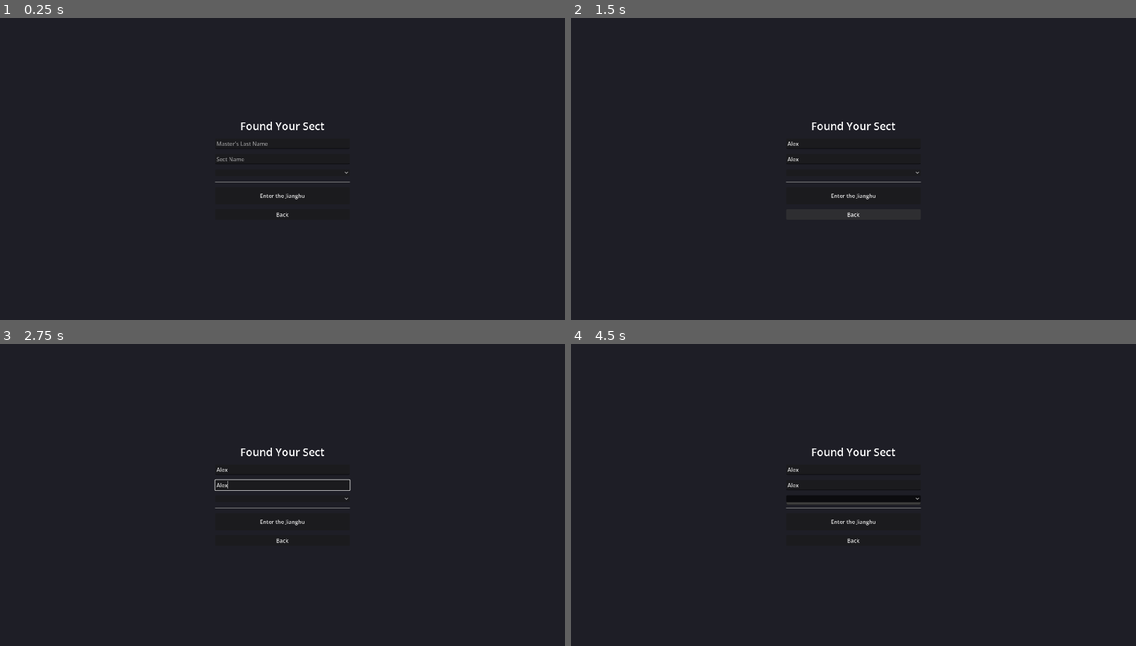
Above: before the commit, frames 1-4 (two rows, left to right).
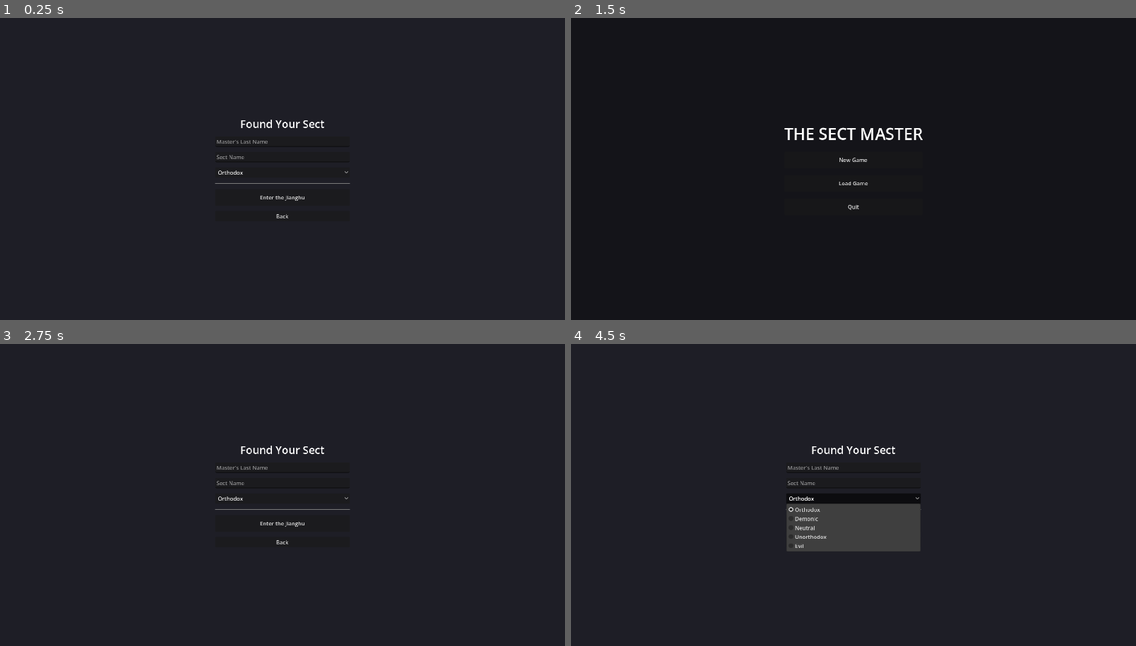
Above: after the commit, the same moments.

Repository: Chthonic-Studio/the_sect_master
Game: Godot game, scene res://Scenes/setup_screen.tscn
Two runs of this game, one before a commit and one after it. Both use one fixed random seed, a clock stepped at 60 frames per second and the inputs below. This scene is started directly instead of the project's main scene.
Inputs (mouse positions are in pixels of both pictures, inside the frame that each line leads up to):
- Up to frame 1 (0.25 s): no input
- Up to frame 2 (1.5 s): click (853, 144) at 0.52 s; type "Alex" at 0.6 s; click (853, 159) at 0.75 s; type "Alex" at 0.83 s; click "Back" at 1.25 s
- Up to frame 3 (2.75 s): click (282, 485) at 2 s, where only the run after the commit has a clickable "New Game"
- Up to frame 4 (4.5 s): click "Enter the Jianghu" at 2.75 s; click "Enter the Jianghu" at 3.5 s; click (853, 498) at 4.25 s

The runs differ from the first frame. In frame 1, 0.6% of the frame differs, in the area x 38-62%, y 33-67%; in frame 2, 1.1%; in frame 3, 0.8%; in frame 4, 4.0%, in the area x 38-62%, y 33-69%.

Commit message:
Add HUD scene and integrate into main game
Add a new HUD UI scene (Scenes/UI/hud.tscn) and its script (Scripts/UI/hud.gd/.uid) to provide top-bar time controls and quick-access buttons (Sect / Player). The HUD registers with UIManager, listens to TimeManager signals, and updates date/speed UI. Integrate the HUD in main_game: change root to Node2D, preload/instantiate the HUD on _ready(), open the HUD panel and ensure time is set to normal. Refactor setup_screen to Control and implement UI flow for starting a new game (populate alignment dropdown, validation, world/sect generation, assign player master character, and transition to the game scene). Minor whitespace fix in main_menu.gd and updated scene unique_ids in main_game.tscn.

Diff:
--- /dev/null
+++ b/Scenes/UI/hud.tscn
@@ -0,0 +1,82 @@
+[gd_scene format=3 uid="uid://hud123456"]
+
+[ext_resource type="Script" path="res://Scripts/UI/hud.gd" id="1_hud"]
+
+[node name="HUD" type="Control"]
+layout_mode = 3
+anchors_preset = 15
+anchor_right = 1.0
+anchor_bottom = 1.0
+grow_horizontal = 2
+grow_vertical = 2
+mouse_filter = 2
+script = ExtResource("1_hud")
+
+[node name="TopBar" type="MarginContainer" parent="."]
+layout_mode = 1
+anchors_preset = 10
+anchor_right = 1.0
+offset_bottom = 50.0
+grow_horizontal = 2
+theme_override_constants/margin_left = 15
+theme_override_constants/margin_top = 10
+theme_override_constants/margin_right = 15
+
+[node name="HBoxContainer" type="HBoxContainer" parent="TopBar"]
+layout_mode = 2
+
+[node name="LeftControls" type="HBoxContainer" parent="TopBar/HBoxContainer"]
+layout_mode = 2
+size_flags_horizontal = 3
+theme_override_constants/separation = 10
+
+[node name="BtnSect" type="Button" parent="TopBar/HBoxContainer/LeftControls"]
+unique_name_in_owner = true
+custom_minimum_size = Vector2(120, 40)
+layout_mode = 2
+text = "My Sect"
+
+[node name="BtnPlayer" type="Button" parent="TopBar/HBoxContainer/LeftControls"]
+unique_name_in_owner = true
+custom_minimum_size = Vector2(120, 40)
+layout_mode = 2
+text = "Sect Master"
+
+[node name="RightControls" type="HBoxContainer" parent="TopBar/HBoxContainer"]
+layout_mode = 2
+alignment = 2
+theme_override_constants/separation = 10
+
+[node name="DateLabel" type="Label" parent="TopBar/HBoxContainer/RightControls"]
+unique_name_in_owner = true
+custom_minimum_size = Vector2(200, 0)
+layout_mode = 2
+text = "Year 1, Month 1, Day 1"
+horizontal_alignment = 2
+
+[node name="TimeControls" type="HBoxContainer" parent="TopBar/HBoxContainer/RightControls"]
+layout_mode = 2
+
+[node name="BtnPause" type="Button" parent="TopBar/HBoxContainer/RightControls/TimeControls"]
+unique_name_in_owner = true
+custom_minimum_size = Vector2(40, 40)
+layout_mode = 2
+text = "||"
+
+[node name="BtnNormal" type="Button" parent="TopBar/HBoxContainer/RightControls/TimeControls"]
+unique_name_in_owner = true
+custom_minimum_size = Vector2(40, 40)
+layout_mode = 2
+text = "x1"
+
+[node name="BtnFast" type="Button" parent="TopBar/HBoxContainer/RightControls/TimeControls"]
+unique_name_in_owner = true
+custom_minimum_size = Vector2(40, 40)
+layout_mode = 2
+text = "x2"
+
+[node name="BtnSuperFast" type="Button" parent="TopBar/HBoxContainer/RightControls/TimeControls"]
+unique_name_in_owner = true
+custom_minimum_size = Vector2(40, 40)
+layout_mode = 2
+text = "x3"
--- a/Scenes/main_game.tscn
+++ b/Scenes/main_game.tscn
@@ -1,18 +1,14 @@
-[gd_scene format=3 uid="uid://maingame123"]
+[gd_scene format=3 uid="uid://fyif1vfoq44j"]
 
-[ext_resource type="Script" path="res://Scripts/main_game.gd" id="1_maingame"]
+[ext_resource type="Script" uid="uid://dyl32hd17kxlx" path="res://Scripts/UI/main_game.gd" id="1_l756w"]
 
-[node name="MainGame" type="Node2D"]
-script = ExtResource("1_maingame")
+[node name="MainGame" type="Node2D" unique_id=411409901]
+script = ExtResource("1_l756w")
 
-[node name="MapBackground" type="Sprite2D" parent="."]
-# Placeholder for your visual map image
+[node name="MapBackground" type="Sprite2D" parent="." unique_id=1037220994]
+
+[node name="MapRegions" type="Sprite2D" parent="." unique_id=7708342]
 centered = false
 
-[node name="MapRegions" type="Sprite2D" parent="."]
-# Placeholder for your color-coded clickable region map
-visible = false
-centered = false
-
-[node name="Camera2D" type="Camera2D" parent="."]
+[node name="Camera2D" type="Camera2D" parent="." unique_id=273978203]
 anchor_mode = 0
--- /dev/null
+++ b/Scripts/UI/hud.gd
@@ -0,0 +1,51 @@
+extends Control
+
+## The primary Heads-Up Display. Registered to the HUD layer.
+## Handles time controls and quick-access panel buttons.
+
+func _ready() -> void:
+	UIManager.register_panel("hud", self, UIManager.Layer.HUD)
+
+	# Connect TimeManager signals
+	TimeManager.day_passed.connect(_update_date_label)
+	TimeManager.speed_changed.connect(_on_speed_changed)
+
+	# Connect Time Controls
+	%BtnPause.pressed.connect(func(): TimeManager.set_time_speed(TimeManager.Speed.PAUSED))
+	%BtnNormal.pressed.connect(func(): TimeManager.set_time_speed(TimeManager.Speed.NORMAL))
+	%BtnFast.pressed.connect(func(): TimeManager.set_time_speed(TimeManager.Speed.FAST))
+	%BtnSuperFast.pressed.connect(func(): TimeManager.set_time_speed(TimeManager.Speed.SUPER_FAST))
+
+	# Connect Panel Shortcuts
+	%BtnSect.pressed.connect(_on_sect_pressed)
+	%BtnPlayer.pressed.connect(_on_player_pressed)
+
+## Initializes the HUD with current data right when it's opened.
+func setup_panel(_payload: Variant = null) -> void:
+	_update_date_label(TimeManager.day)
+	_on_speed_changed(TimeManager.current_speed)
+
+func _update_date_label(_day: int) -> void:
+	%DateLabel.text = TimeManager.get_date_string()
+
+func _on_speed_changed(new_speed: int) -> void:
+	# Provide visual feedback on which speed is active (e.g., modulating color)
+	# In a real project, you'd swap out TextureButton normal/pressed textures.
+	%BtnPause.modulate = Color.GREEN if new_speed == TimeManager.Speed.PAUSED else Color.WHITE
+	%BtnNormal.modulate = Color.GREEN if new_speed == TimeManager.Speed.NORMAL else Color.WHITE
+	%BtnFast.modulate = Color.GREEN if new_speed == TimeManager.Speed.FAST else Color.WHITE
+	%BtnSuperFast.modulate = Color.GREEN if new_speed == TimeManager.Speed.SUPER_FAST else Color.WHITE
+
+func _on_sect_pressed() -> void:
+	var player_sect = SimulationManager.get_sect(GameManager.player_sect_id)
+	if player_sect:
+		UIManager.open_panel("sect_dashboard", player_sect)
+	else:
+		printerr("HUD: Player has no valid sect assigned!")
+
+func _on_player_pressed() -> void:
+	var player_char = SimulationManager.get_character(GameManager.player_char_id)
+	if player_char:
+		UIManager.open_panel("character_dashboard", player_char)
+	else:
+		printerr("HUD: No player character assigned!")
--- a/Scripts/UI/main_game.gd
+++ b/Scripts/UI/main_game.gd
@@ -1,11 +1,17 @@
-extends Node
+extends Node2D
 
+## The root node for the active gameplay session.
+## Manages the map and tells the UIManager to bring up the HUD.
 
-# Called when the node enters the scene tree for the first time.
+const HUD_SCENE = preload("res://Scenes/UI/hud.tscn")
+
 func _ready() -> void:
-	pass # Replace with function body.
+	# 1. Instance the HUD so it registers itself with the UIManager
+	var hud_instance = HUD_SCENE.instantiate()
+	add_child(hud_instance)
 
+	# 2. Tell the UIManager to open the HUD
+	UIManager.open_panel("hud")
 
-# Called every frame. 'delta' is the elapsed time since the previous frame.
-func _process(delta: float) -> void:
-	pass
+	# 3. Ensure the simulation is unpaused
+	TimeManager.set_time_speed(TimeManager.Speed.NORMAL)
--- a/Scripts/UI/main_menu.gd
+++ b/Scripts/UI/main_menu.gd
@@ -1,6 +1,7 @@
 extends Control
 
 ## Handles the base entry point of the game.
+
 
 func _ready() -> void:
 	%BtnNewGame.pressed.connect(_on_new_game_pressed)
--- a/Scripts/UI/setup_screen.gd
+++ b/Scripts/UI/setup_screen.gd
@@ -1,11 +1,51 @@
-extends Node
+extends Control
 
+func _ready() -> void:
+	# Populate Alignments
+	for align_key in Definitions.SectAlignment.keys():
+		%AlignmentDropdown.add_item(align_key.capitalize())
 
-# Called when the node enters the scene tree for the first time.
-func _ready() -> void:
-	pass # Replace with function body.
+	%BtnStart.pressed.connect(_on_start_pressed)
+	%BtnBack.pressed.connect(_on_back_pressed)
 
+func _on_start_pressed() -> void:
+	var char_name = %CharNameInput.text.strip_edges()
+	var sect_name = %SectNameInput.text.strip_edges()
+	var alignment_enum = %AlignmentDropdown.selected
 
-# Called every frame. 'delta' is the elapsed time since the previous frame.
-func _process(delta: float) -> void:
-	pass
+	if char_name == "" or sect_name == "":
+		print("SetupScreen: Please fill out all fields.")
+		return
+
+	_generate_game(char_name, sect_name, alignment_enum)
+
+func _generate_game(player_last_name: String, player_sect_name: String, align_val: int) -> void:
+	# 1. Generate the world (NPCs and rival sects)
+	SectGenerator.generate_world_sects(3, 2, 1)
+
+	# 2. Generate the Player's Sect
+	var player_sect = SectGenerator.generate_custom_sect(SectGenerator.SectTier.MINOR, {
+		"name": player_sect_name,
+		"alignment": align_val,
+		"members_count": 5 # Start small
+	})
+
+	# 3. Locate the generated Sect Master of this new sect and claim them
+	var masters = player_sect.members_by_rank.get(Definitions.SectRank.SECT_MASTER, [])
+	if not masters.is_empty():
+		var master_char = SimulationManager.get_character(masters[0])
+		master_char.last_name = player_last_name
+		master_char.first_name = "Master"
+
+		# Give the player high aptitude and traits to survive
+		master_char.aptitude = Definitions.Aptitude.GENIUS
+		master_char.add_trait("martial_prodigy")
+		master_char.recalculate_all_stats()
+
+		GameManager.set_player_character(master_char.char_id)
+
+	# 4. Transition to Game
+	SceneManager.goto_game_scene()
+
+func _on_back_pressed() -> void:
+	get_tree().change_scene_to_file("res://Scenes/main_menu.tscn")
Not shown, added: Scripts/UI/hud.gd.uid
